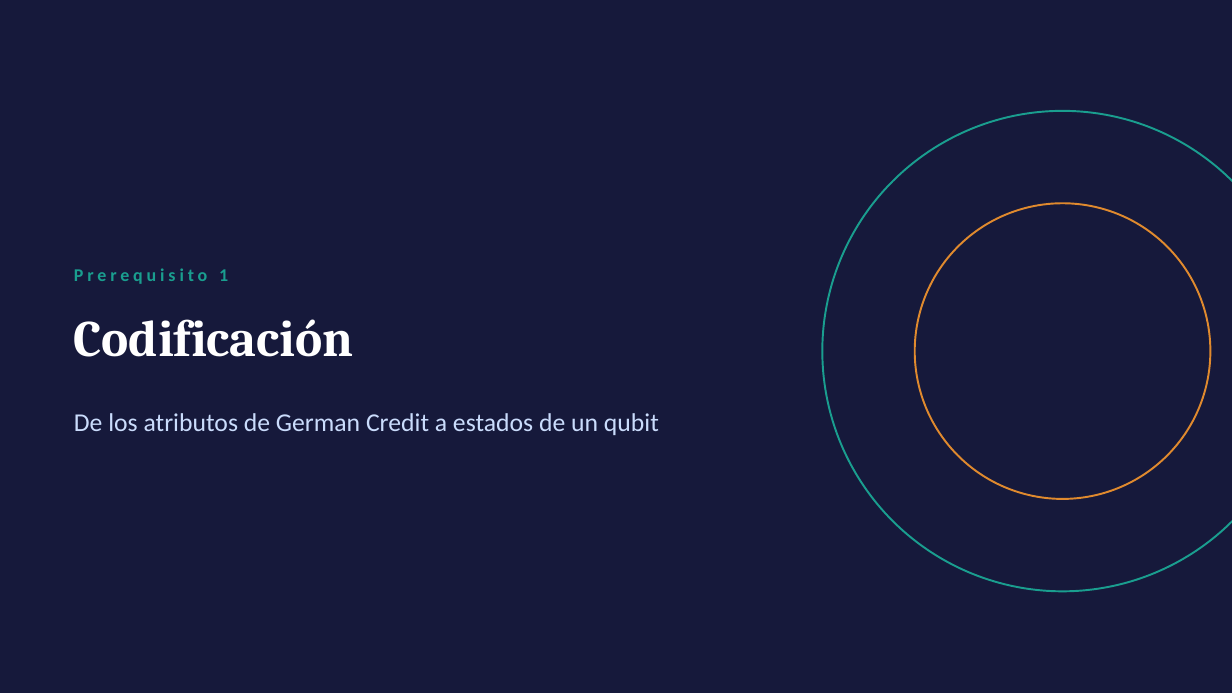
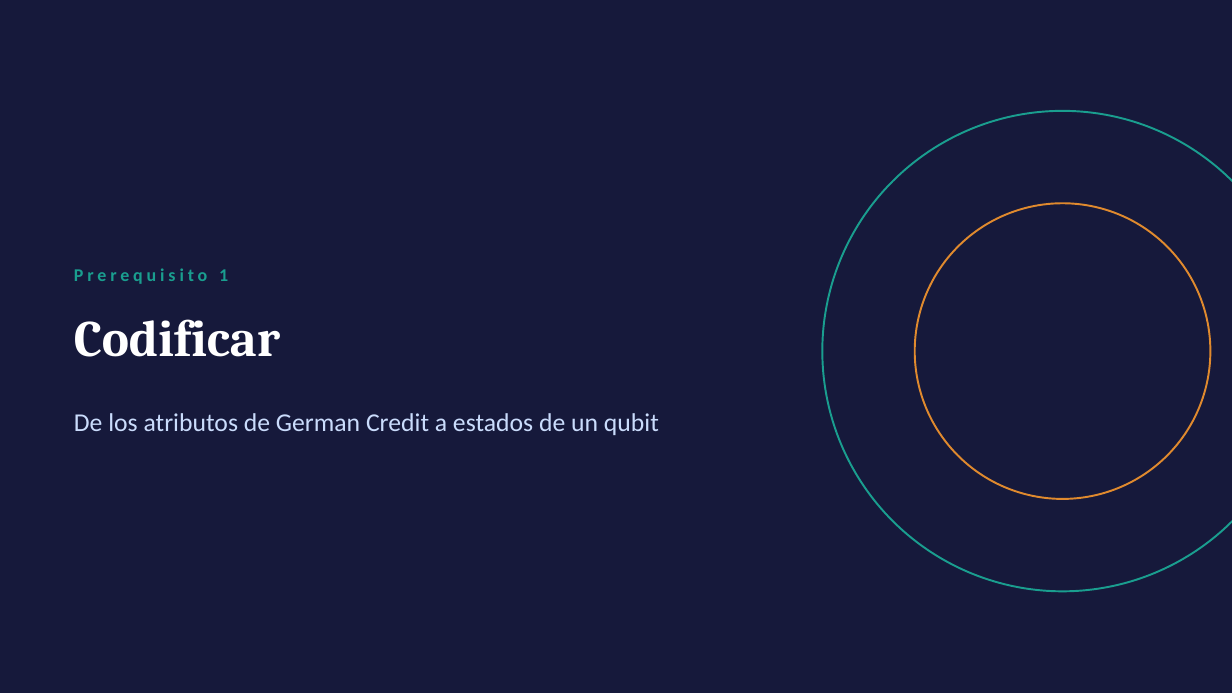
Before and after one commit to tomasSiSa18/TesisPregrado, a slide deck: slide 9 of PresentacionSemana8/PresentacionSemana8.pptx (slide 8 before the commit). Drawn at 1232x693 pixels with LibreOffice and Linux fonts; fonts in the diff are those of the drawing. Boxes give left, top, right and bottom in pixels: in the first picture for what was removed or moved away, otherwise in the second. Text is boxed around its words. In the diff, an @@ line names an element or a change of style, - is before the commit and + after.

```diff
--- a/PresentacionSemana8/PresentacionSemana8.pptx
+++ b/PresentacionSemana8/PresentacionSemana8.pptx
@@ text at box(74, 319, 280, 357): text changed @@
-Codificación
+Codificar
```
Also in this commit, not shown: 10 other slides changed, 4 slides added.
